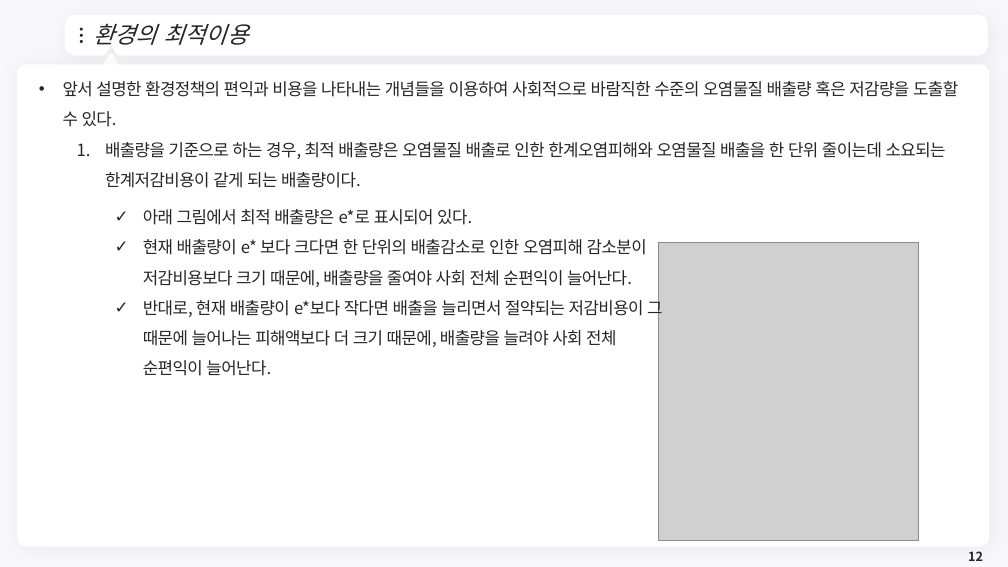
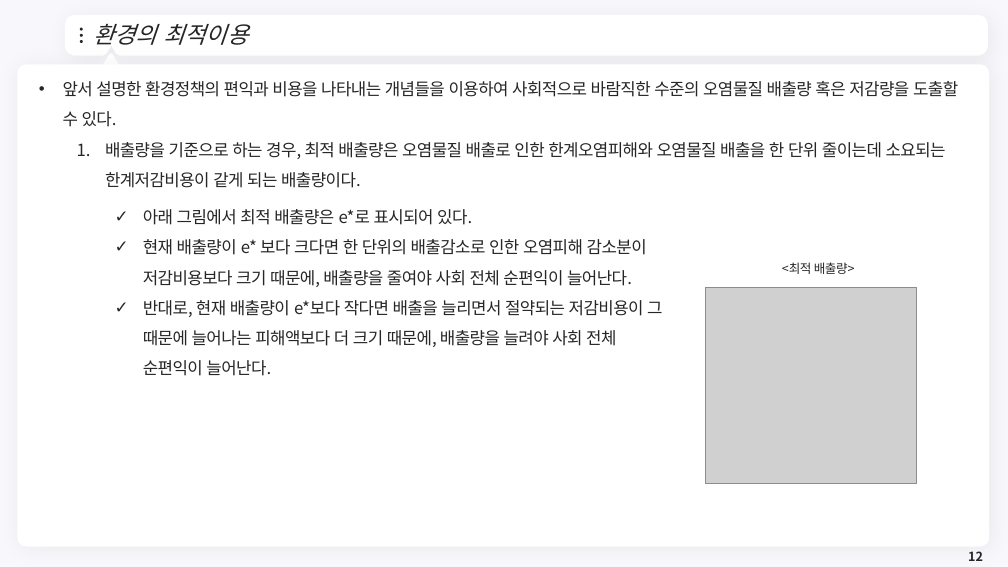
Before and after one commit to meandthey/Teaching, a slide deck: slide 12 of 환경경제학/2026-1/환경경제학_Chapter_05.pptx. Drawn at 1008x567 pixels with LibreOffice and Linux fonts; fonts in the diff are those of the drawing; grey boxes stand for pictures; background and template pictures are left out. Boxes give left, top, right and bottom in pixels: in the first picture for what was removed or moved away, otherwise in the second. Text is boxed around its words. In the diff, an @@ line names an element or a change of style, - is before the commit and + after.

```diff
--- a/환경경제학/2026-1/환경경제학_Chapter_05.pptx
+++ b/환경경제학/2026-1/환경경제학_Chapter_05.pptx
@@ text added at [782, 262, 855, 274], 12 pt, text #262626 @@
+<최적 배출량>
@@ picture: place and size @@
-picture at [659, 243, 919, 541]
+picture at [706, 287, 917, 484]
```
Also in this commit, not shown: 8 other slides changed, 9 other files.
